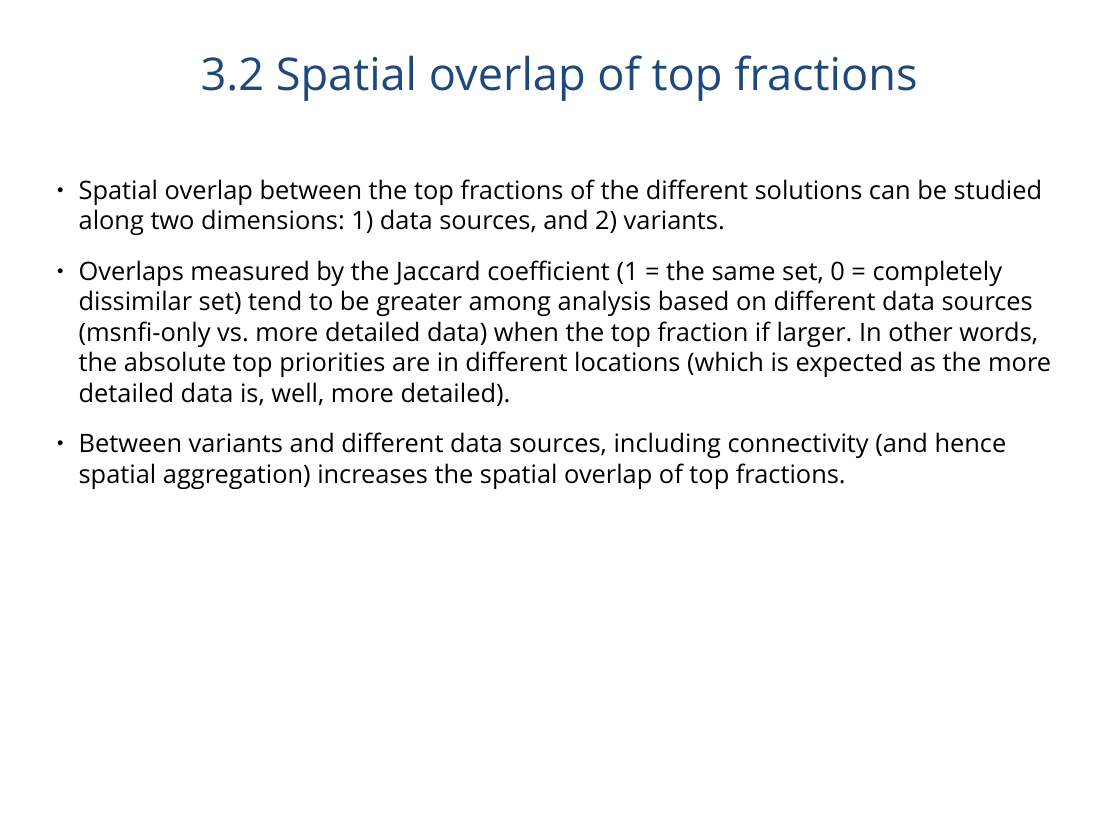
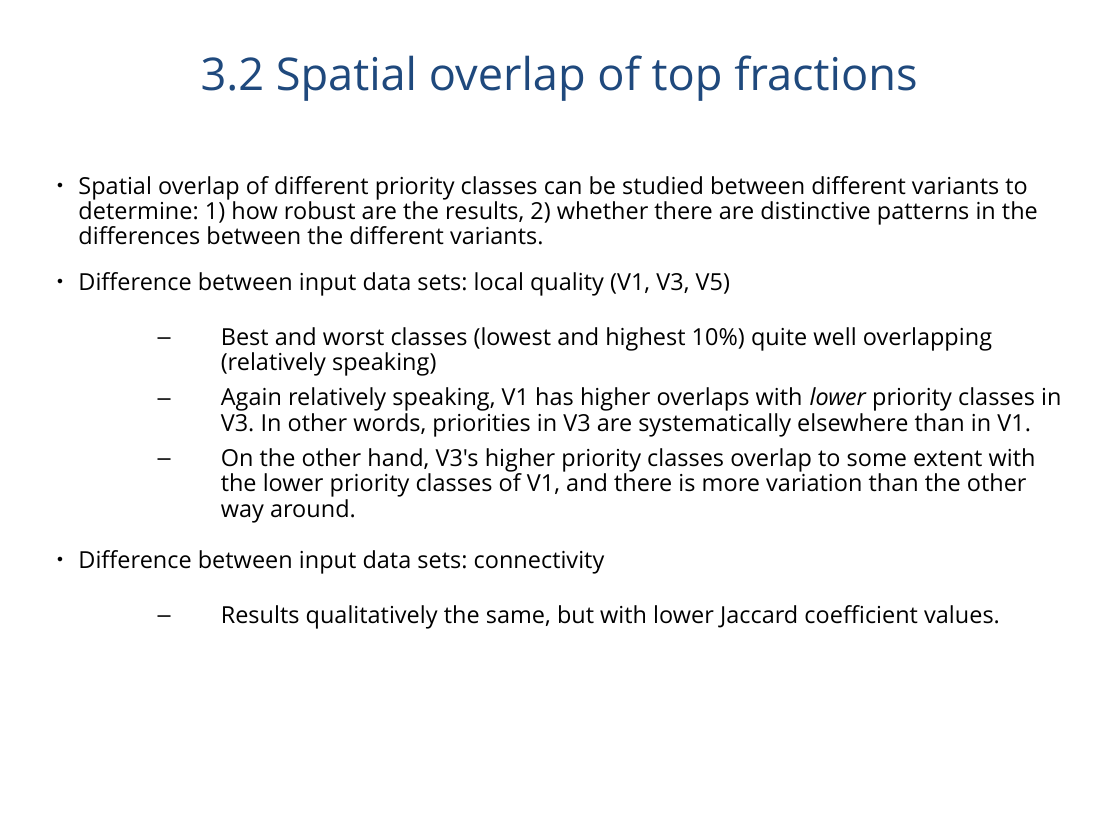
Before and after one commit to jlehtoma/validityms, a slide deck: slide 27 of reports/validity_ms_outline.ppt. Drawn at 1120x840 pixels with LibreOffice and Linux fonts; fonts in the diff are those of the drawing. Boxes give left, top, right and bottom in pixels: in the first picture for what was removed or moved away, otherwise in the second. Text is boxed around its words. In the diff, an @@ line names an element or a change of style, - is before the commit and + after.

```diff
--- a/reports/validity_ms_outline.ppt
+++ b/reports/validity_ms_outline.ppt
@@ text at (x1=78, y1=176, x2=1061, y2=629): text changed; size 18 to 16.6 pt @@
-● Spatial overlap between the top fractions of the different solutions can be studied along two dimensions: 1) data sources, and 2) variants.
-● Overlaps measured by the Jaccard coefficient (1 = the same set, 0 = completely dissimilar set) tend to be greater among analysis based on different data sources (msnfi-only vs. more detailed data) when the top fraction if larger. In other words, the absolute top priorities are in different locations (which is expected as the more detailed data is, well, more detailed).
-● Between variants and different data sources, including connectivity (and hence spatial aggregation) increases the spatial overlap of top fractions.
+● Spatial overlap of different priority classes can be studied between different variants to determine: 1) how robust are the results, 2) whether there are distinctive patterns in the differences between the different variants.
+● Difference between input data sets: local quality (V1, V3, V5)
+  – Best and worst classes (lowest and highest 10%) quite well overlapping (relatively speaking)
+  – Again relatively speaking, V1 has higher overlaps with lower priority classes in V3. In other words, priorities in V3 are systematically elsewhere than in V1.
+  – On the other hand, V3's higher priority classes overlap to some extent with the lower priority classes of V1, and there is more variation than the other way around.
+● Difference between input data sets: connectivity
+  – Results qualitatively the same, but with lower Jaccard coefficient values.
```
Also in this commit, not shown: 25 other slides changed, 6 slides added, 7 slides removed.
